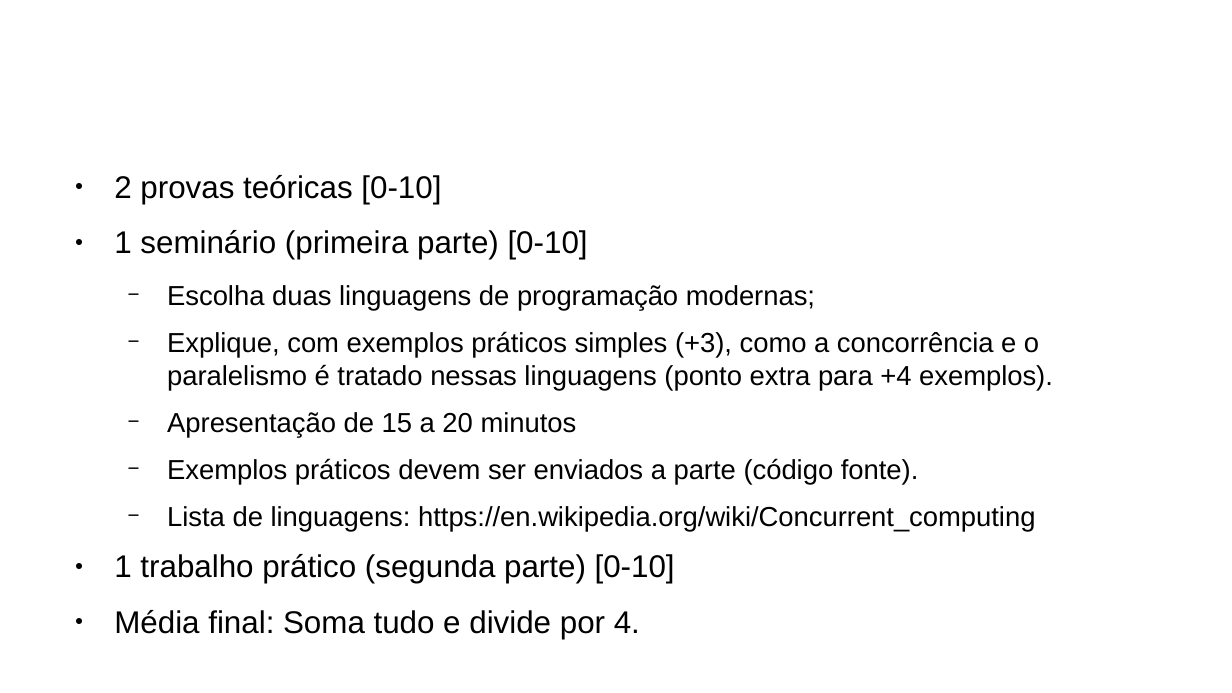
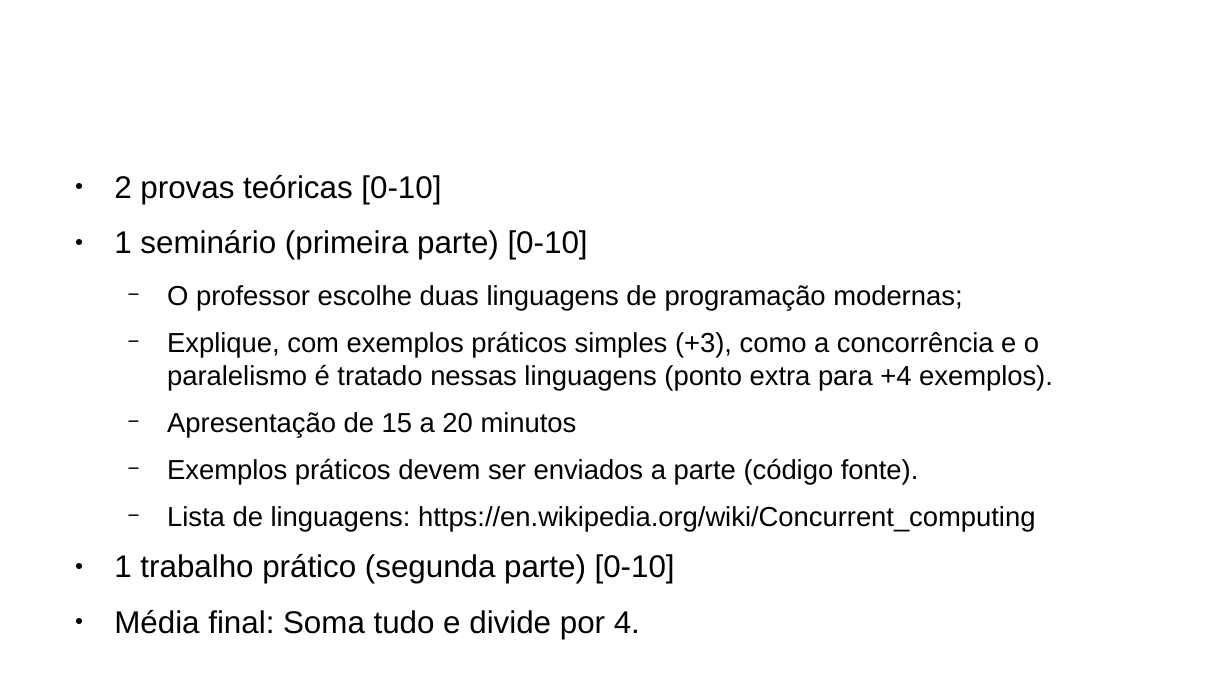
Before and after one commit to jeffersoncarvalho/DSC-2020_1, a slide deck: slide 28 of slides/tutorial/aula01.odp. Drawn at 1232x693 pixels with LibreOffice and Linux fonts; fonts in the diff are those of the drawing; background and template pictures are left out. Boxes give left, top, right and bottom in pixels: in the first picture for what was removed or moved away, otherwise in the second. Text is boxed around its words. In the diff, an @@ line names an element or a change of style, - is before the commit and + after.

```diff
--- a/slides/tutorial/aula01.odp
+++ b/slides/tutorial/aula01.odp
@@ text at [167,285,962,310]: text changed @@
-  − Escolha duas linguagens de programação modernas;
+  − O professor escolhe duas linguagens de programação modernas;
```
Also in this commit, not shown: 3 other slides changed, 2 slides added, 2 slides removed, 26 other files.
